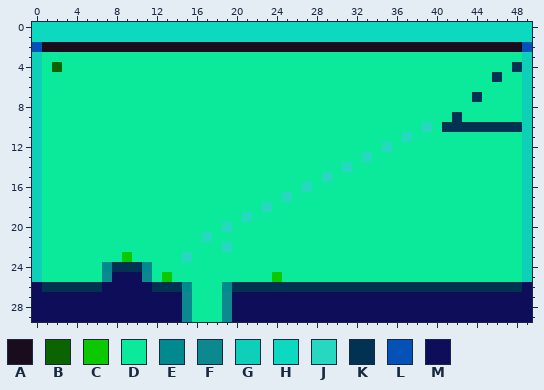
Pixel-art sprite, stored at res/lvls/2.png. This is how it looked before the edit.
The file is 50x30 pixels. Colours within 5 levels of each other are drawn and written as one.
Palette (. is transparent): A #190d1d  B #0b6400  C #0bc800  D #0bea9a  E #00898e  F #0c898e  G #0ed0b8  H #0dd8c0  J #27d8c0  K #013251  L #0451b8  M #0d0d5a
Once edited:
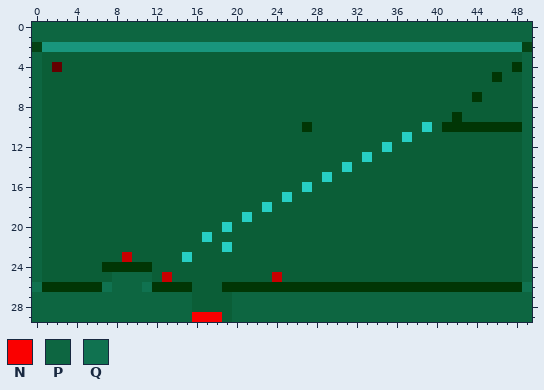
Colours new in this view: N #fa0000  P #0d6641  Q #107250
Diff:
@@ palette @@
-A #190d1d
+A #19967d
-B #0b6400
+B #640000
-C #0bc800
+C #c80000
-D #0bea9a
+D #0b5e37
-J #27d8c0
+J #27cec3
-K #013251
+K #013605
-L #0451b8
+L #044214
@@ x 0..49 @@
- 0 HHHHHHHHHHHHHHHHHHHHHHHHHHHHHHHHHHHHHHHHHHHHHHHHHH
- 1 HHHHHHHHHHHHHHHHHHHHHHHHHHHHHHHHHHHHHHHHHHHHHHHHHH
+ 0 PPPPPPPPPPPPPPPPPPPPPPPPPPPPPPPPPPPPPPPPPPPPPPPPPP
+ 1 PPPPPPPPPPPPPPPPPPPPPPPPPPPPPPPPPPPPPPPPPPPPPPPPPP
  2 LAAAAAAAAAAAAAAAAAAAAAAAAAAAAAAAAAAAAAAAAAAAAAAAAL
- 3 GDDDDDDDDDDDDDDDDDDDDDDDDDDDDDDDDDDDDDDDDDDDDDDDDG
- 4 GDBDDDDDDDDDDDDDDDDDDDDDDDDDDDDDDDDDDDDDDDDDDDDDKG
- 5 GDDDDDDDDDDDDDDDDDDDDDDDDDDDDDDDDDDDDDDDDDDDDDKDDG
- 6 GDDDDDDDDDDDDDDDDDDDDDDDDDDDDDDDDDDDDDDDDDDDDDDDDG
- 7 GDDDDDDDDDDDDDDDDDDDDDDDDDDDDDDDDDDDDDDDDDDDKDDDDG
- 8 GDDDDDDDDDDDDDDDDDDDDDDDDDDDDDDDDDDDDDDDDDDDDDDDDG
- 9 GDDDDDDDDDDDDDDDDDDDDDDDDDDDDDDDDDDDDDDDDDKDDDDDDG
-10 GDDDDDDDDDDDDDDDDDDDDDDDDDDDDDDDDDDDDDDJDKKKKKKKKG
-11 GDDDDDDDDDDDDDDDDDDDDDDDDDDDDDDDDDDDDJDDDDDDDDDDDG
-12 GDDDDDDDDDDDDDDDDDDDDDDDDDDDDDDDDDDJDDDDDDDDDDDDDG
-13 GDDDDDDDDDDDDDDDDDDDDDDDDDDDDDDDDJDDDDDDDDDDDDDDDG
-14 GDDDDDDDDDDDDDDDDDDDDDDDDDDDDDDJDDDDDDDDDDDDDDDDDG
-15 GDDDDDDDDDDDDDDDDDDDDDDDDDDDDJDDDDDDDDDDDDDDDDDDDG
-16 GDDDDDDDDDDDDDDDDDDDDDDDDDDJDDDDDDDDDDDDDDDDDDDDDG
-17 GDDDDDDDDDDDDDDDDDDDDDDDDJDDDDDDDDDDDDDDDDDDDDDDDG
-18 GDDDDDDDDDDDDDDDDDDDDDDJDDDDDDDDDDDDDDDDDDDDDDDDDG
-19 GDDDDDDDDDDDDDDDDDDDDJDDDDDDDDDDDDDDDDDDDDDDDDDDDG
-20 GDDDDDDDDDDDDDDDDDDJDDDDDDDDDDDDDDDDDDDDDDDDDDDDDG
-21 GDDDDDDDDDDDDDDDDJDDDDDDDDDDDDDDDDDDDDDDDDDDDDDDDG
-22 GDDDDDDDDDDDDDDDDDDJDDDDDDDDDDDDDDDDDDDDDDDDDDDDDG
-23 GDDDDDDDDCDDDDDJDDDDDDDDDDDDDDDDDDDDDDDDDDDDDDDDDG
-24 GDDDDDDEKKKEDDDDDDDDDDDDDDDDDDDDDDDDDDDDDDDDDDDDDG
-25 GDDDDDDFMMMFDCDDDDDDDDDDCDDDDDDDDDDDDDDDDDDDDDDDDG
-26 MKKKKKKMMMMMKKKEDDDEKKKKKKKKKKKKKKKKKKKKKKKKKKKKKM
-27 MMMMMMMMMMMMMMMFDDDFMMMMMMMMMMMMMMMMMMMMMMMMMMMMMM
-28 MMMMMMMMMMMMMMMFDDDFMMMMMMMMMMMMMMMMMMMMMMMMMMMMMM
-29 MMMMMMMMMMMMMMMFDDDFMMMMMMMMMMMMMMMMMMMMMMMMMMMMMM
+ 3 PDDDDDDDDDDDDDDDDDDDDDDDDDDDDDDDDDDDDDDDDDDDDDDDDP
+ 4 PDBDDDDDDDDDDDDDDDDDDDDDDDDDDDDDDDDDDDDDDDDDDDDDKP
+ 5 PDDDDDDDDDDDDDDDDDDDDDDDDDDDDDDDDDDDDDDDDDDDDDKDDP
+ 6 PDDDDDDDDDDDDDDDDDDDDDDDDDDDDDDDDDDDDDDDDDDDDDDDDP
+ 7 PDDDDDDDDDDDDDDDDDDDDDDDDDDDDDDDDDDDDDDDDDDDKDDDDP
+ 8 PDDDDDDDDDDDDDDDDDDDDDDDDDDDDDDDDDDDDDDDDDDDDDDDDP
+ 9 PDDDDDDDDDDDDDDDDDDDDDDDDDDDDDDDDDDDDDDDDDKDDDDDDP
+10 PDDDDDDDDDDDDDDDDDDDDDDDDDDKDDDDDDDDDDDJDKKKKKKKKP
+11 PDDDDDDDDDDDDDDDDDDDDDDDDDDDDDDDDDDDDJDDDDDDDDDDDP
+12 PDDDDDDDDDDDDDDDDDDDDDDDDDDDDDDDDDDJDDDDDDDDDDDDDP
+13 PDDDDDDDDDDDDDDDDDDDDDDDDDDDDDDDDJDDDDDDDDDDDDDDDP
+14 PDDDDDDDDDDDDDDDDDDDDDDDDDDDDDDJDDDDDDDDDDDDDDDDDP
+15 PDDDDDDDDDDDDDDDDDDDDDDDDDDDDJDDDDDDDDDDDDDDDDDDDP
+16 PDDDDDDDDDDDDDDDDDDDDDDDDDDJDDDDDDDDDDDDDDDDDDDDDP
+17 PDDDDDDDDDDDDDDDDDDDDDDDDJDDDDDDDDDDDDDDDDDDDDDDDP
+18 PDDDDDDDDDDDDDDDDDDDDDDJDDDDDDDDDDDDDDDDDDDDDDDDDP
+19 PDDDDDDDDDDDDDDDDDDDDJDDDDDDDDDDDDDDDDDDDDDDDDDDDP
+20 PDDDDDDDDDDDDDDDDDDJDDDDDDDDDDDDDDDDDDDDDDDDDDDDDP
+21 PDDDDDDDDDDDDDDDDJDDDDDDDDDDDDDDDDDDDDDDDDDDDDDDDP
+22 PDDDDDDDDDDDDDDDDDDJDDDDDDDDDDDDDDDDDDDDDDDDDDDDDP
+23 PDDDDDDDDCDDDDDJDDDDDDDDDDDDDDDDDDDDDDDDDDDDDDDDDP
+24 PDDDDDDKKKKKDDDDDDDDDDDDDDDDDDDDDDDDDDDDDDDDDDDDDP
+25 PDDDDDDDPPPPDCDDDDDDDDDDCDDDDDDDDDDDDDDDDDDDDDDDDP
+26 QKKKKKKQPPPQKKKKDDDKKKKKKKKKKKKKKKKKKKKKKKKKKKKKKQ
+27 PPPPPPPPPPPPPPPPDDDDPPPPPPPPPPPPPPPPPPPPPPPPPPPPPP
+28 PPPPPPPPPPPPPPPPDDDDPPPPPPPPPPPPPPPPPPPPPPPPPPPPPP
+29 PPPPPPPPPPPPPPPPNNNDPPPPPPPPPPPPPPPPPPPPPPPPPPPPPP
Where, in picture pixels (left, top, right, bottom), the same in both pictures:
changed: (32, 22, 532, 322)
